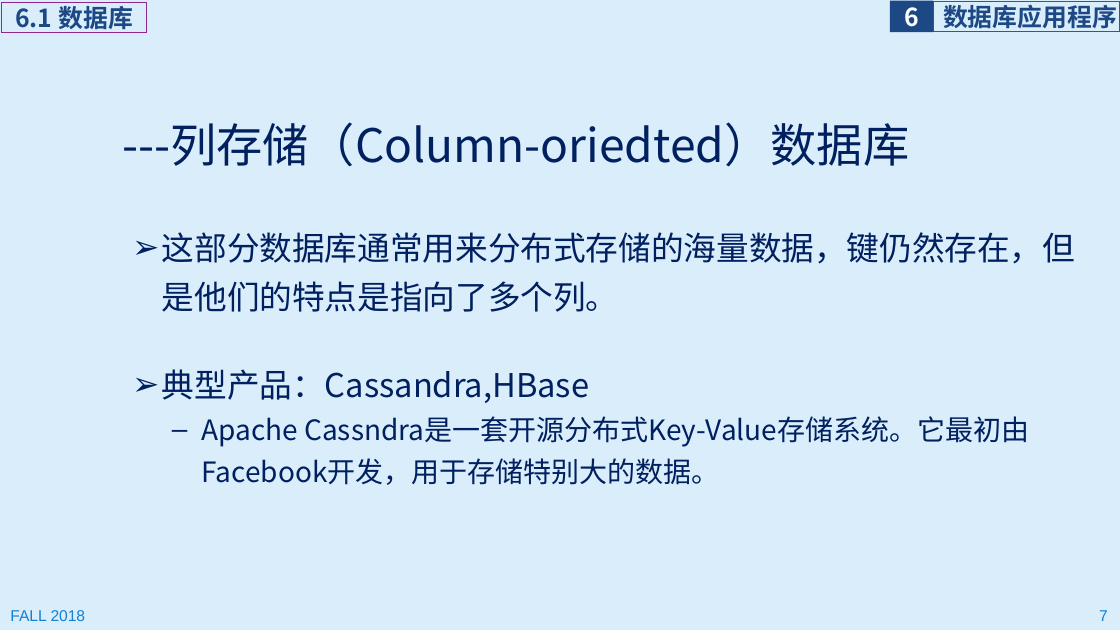
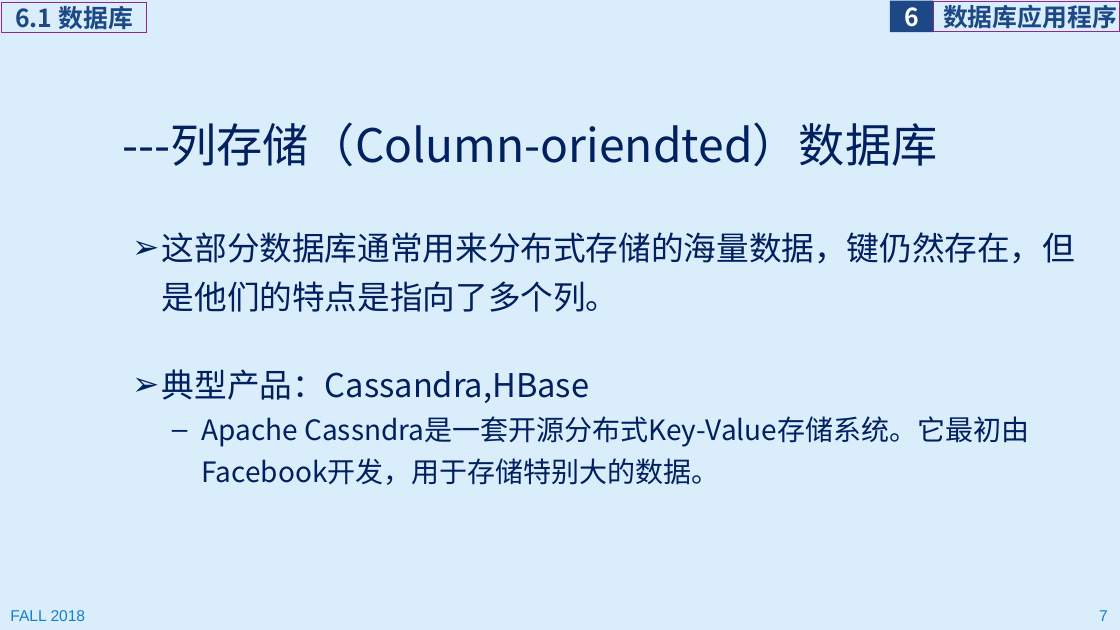
Before and after one commit to jichenghu/ppt_programmingWindows, a slide deck: slide 7 of programmingWindows_6.pptx. Drawn at 1120x630 pixels with LibreOffice and Linux fonts; fonts in the diff are those of the drawing. Boxes give left, top, right and bottom in pixels: in the first picture for what was removed or moved away, otherwise in the second. Text is boxed around its words. In the diff, an @@ line names an element or a change of style, - is before the commit and + after.

```diff
--- a/programmingWindows_6.pptx
+++ b/programmingWindows_6.pptx
@@ title at box(122, 122, 937, 167): text changed @@
----列存储（Column-oriedted）数据库
+---列存储（Column-oriendted）数据库
```
Also in this commit, not shown: 4 other slides changed, 1 slide added, 5 other files.
